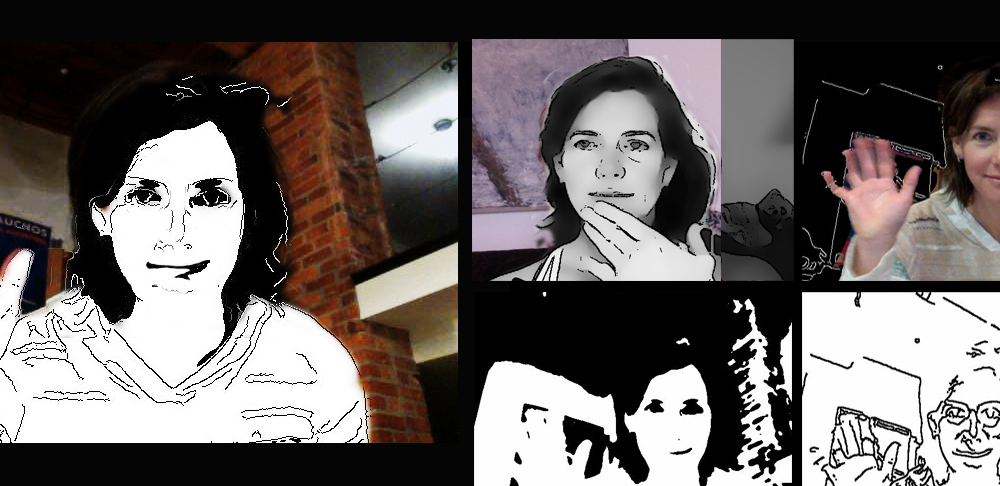
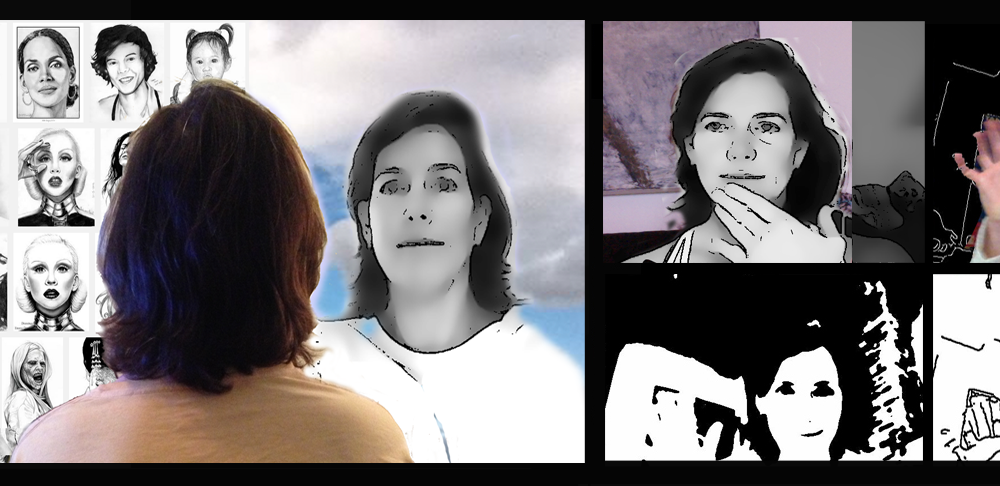
Before/after of a 1000x486 layered artwork. What changed in the layer stack:
added layer "Layer 1" above "Layer 0" over (0, 20, 591, 486)
added layer "Layer 0" over (0, 0, 1000, 486)
